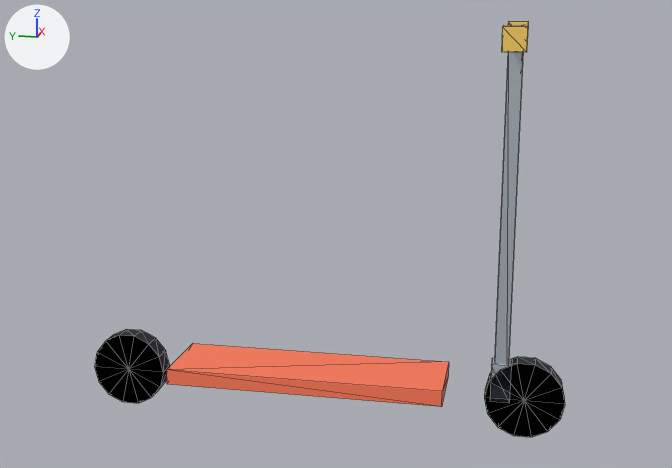
Renders of the glTF model packages/studio/public/models/props/scooter.gltf from each side of a commit.
Before and after are seen from a 50 mm lens placed at (-3.16, -0.73, 1.49), pointed at (0.01, -0.1, 0.7). Lighting does not change. The marker at upper left points along +X, +Y and +Z. The picture after the commit comes second. Mesh edges are drawn as thin lines. Vertices at exactly the same position are counted once.

Script lines for the objects in view, before the commit:
```python
mat_material_0 = principled_material('Material_0')
mat_material_0.base_color = (1.0, 0.198, 0.0987)  # orange #ff7b58
mat_material_0.roughness = 0.7
mat_material_1 = principled_material('Material_1')
mat_material_1.base_color = (0.592, 0.659, 0.723)  # light grey #cad4dd
mat_material_1.metallic = 0.6
mat_material_1.roughness = 0.35
mat_material_3 = principled_material('Material_3')
mat_material_3.base_color = (1.0, 0.646, 0.133)  # yellow #ffd266
mat_material_3.roughness = 0.7
me_scooter = bpy.data.meshes.new('scooter')
me_scooter.from_pydata(...)  # a box spanning x -0.14..0.14, y -0.5..0.5, z 0.14..0.2, material slot 0; a box spanning x -0.02..0.02, y -0.72..-0.68, z 0.14..1.4, material slot 1; a box spanning x -0.35..0.35, y -0.72..-0.68, z 1.38..1.42, material slot 1; a box spanning x -0.04..0.04, y -0.74..-0.67, z 0.13..0.27, material slot 1; a 14-sided cylinder along x spanning x -0.04..0.04, y -0.92..-0.64, z 0.0..0.28, material slot 2; a 14-sided cylinder along x spanning x -0.04..0.04, y 0.56..0.84, z 0.0..0.28, material slot 2; a box spanning x -0.45..-0.31, y -0.74..-0.67, z 1.37..1.43, material slot 3; a box spanning x 0.31..0.45, y -0.74..-0.67, z 1.37..1.43, material slot 3
me_scooter.materials.append(mat_material_0)  # orange #ff7b58
me_scooter.materials.append(mat_material_1)  # light grey #cad4dd
me_scooter.materials.append(mat_material_2)  # black #20212a
me_scooter.materials.append(mat_material_3)  # yellow #ffd266
ob_scooter = bpy.data.objects.new('scooter', me_scooter)
ob_scooter.location = (0.0, 0.0, 0.0)
```
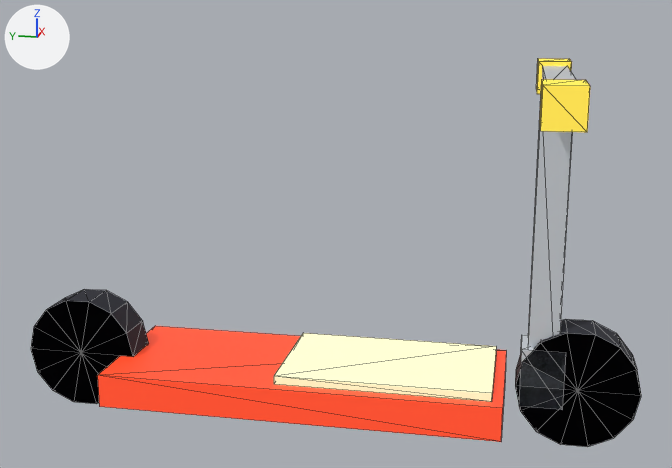
Pixel boxes [x1, y1, x2, y2] of what changed, in the pictures (672 x 468 px):
'scooter', recoloured, surface changed, reshaped (30% wider, 6% shorter)
    before: [95, 21, 565, 437]
    after: [31, 58, 641, 447]
part 1 of me_scooter, added (red)
    after: [97, 326, 506, 442]
part 2 of me_scooter, added
    after: [528, 98, 572, 348]
part 3 of me_scooter, added
    after: [541, 66, 576, 85]
part 4 of me_scooter, added
    after: [519, 335, 566, 410]
part 5 of me_scooter, added
    after: [515, 319, 641, 447]
part 6 of me_scooter, added
    after: [31, 289, 149, 404]
part 7 of me_scooter, added (yellow)
    after: [540, 79, 590, 132]
part 8 of me_scooter, added
    after: [536, 58, 572, 94]
part 9 of me_scooter, added (beige)
    after: [274, 333, 496, 402]
part 10 of me_scooter, deleted (black)
    before: [484, 357, 565, 437]
part 11 of me_scooter, deleted (black)
    before: [95, 329, 170, 403]
part 12 of me_scooter, deleted
    before: [166, 343, 449, 407]
part 13 of me_scooter, deleted
    before: [508, 21, 528, 26]
part 14 of me_scooter, deleted
    before: [495, 52, 523, 365]
part 15 of me_scooter, deleted
    before: [490, 358, 511, 403]
part 16 of me_scooter, deleted (yellow)
    before: [501, 25, 528, 52]

Edits to the bpy script that builds the scene:
```text
Change mat_material_0:
    mat_material_0.base_color: (1.0, 0.198, 0.0987) -> (1.0, 0.0759, 0.0231)  # orange #ff7b58 -> red #ff4e2a
    add mat_material_0.emission_color = (0.35, 0.0266, 0.00809)  # red #a02d16
    add mat_material_0.emission_strength = 1.0
Change mat_material_1:
    mat_material_1.base_color: (0.592, 0.659, 0.723) -> (0.812, 0.859, 0.916)  # light grey #cad4dd -> white #e9eef5
    mat_material_1.metallic: 0.6 -> 0.4
Change mat_material_3:
    mat_material_3.base_color: (1.0, 0.646, 0.133) -> (1.0, 0.759, 0.0718)  # yellow #ffd266 -> yellow #ffe24c
    add mat_material_3.emission_strength = 1.0
Add mat_material_4:
    mat_material_4 = principled_material('Material_4')
    mat_material_4.base_color = (1.0, 0.899, 0.56)  # beige #fff3c5
    mat_material_4.roughness = 0.7
    mat_material_4.emission_color = (0.35, 0.315, 0.196)  # beige #a0987a
    mat_material_4.emission_strength = 1.0
Change me_scooter:
    used by ob_scooter; location = (0.0, 0.0, 0.0)
    remove me_scooter.from_pydata(...)  # 108 vertices, 184 faces; spans x -0.45..0.45, y -0.92..0.84, z 0.0..1.43
    add me_scooter.from_pydata(...)  # 116 vertices, 196 faces; spans x -0.64..0.64, y -1.17..1.08, z 0.01..1.29
    me_scooter part 1: a new loose piece, a box spanning x -0.27..0.27, y -0.71..0.71, z 0.09..0.21, in mat_material_0 (red #ff4e2a, glowing red #a02d16)
    me_scooter part 2: a new loose piece, a box spanning x -0.05..0.05, y -0.89..-0.79, z 0.15..1.23, in mat_material_1 (white #e9eef5)
    me_scooter part 3: a new loose piece, a box spanning x -0.465..0.465, y -0.885..-0.795, z 1.185..1.275, in mat_material_1 (white #e9eef5)
    me_scooter part 4: a new loose piece, a box spanning x -0.08..0.08, y -0.92..-0.76, z 0.14..0.34, in mat_material_1 (white #e9eef5)
    me_scooter part 5: a new loose piece, a 14-sided cylinder along x spanning x -0.08..0.08, y -1.17..-0.75, z 0.01..0.41, in mat_material_2 (dark grey #252731)
    me_scooter part 6: a new loose piece, a 14-sided cylinder along x spanning x -0.08..0.08, y 0.66..1.08, z 0.01..0.41, in mat_material_2 (dark grey #252731)
    me_scooter part 7: a new loose piece, a box spanning x -0.64..-0.44, y -0.9..-0.78, z 1.17..1.29, in mat_material_3 (yellow #ffe24c, glowing yellow #a08d2c)
    me_scooter part 8: a new loose piece, a box spanning x 0.44..0.64, y -0.9..-0.78, z 1.17..1.29, in mat_material_3 (yellow #ffe24c, glowing yellow #a08d2c)
    me_scooter part 9: a new loose piece, a box spanning x -0.225..0.225, y -0.675..0.075, z 0.21..0.24, in mat_material_4 (beige #fff3c5, glowing beige #a0987a)
    me_scooter part 10: the loose piece of 30 vertices spanning x -0.04..0.04, y -0.92..-0.64, z 0.0..0.28 is deleted
    me_scooter part 11: the loose piece of 30 vertices spanning x -0.04..0.04, y 0.56..0.84, z 0.0..0.28 is deleted
    me_scooter part 12: the loose piece of 8 vertices spanning x -0.14..0.14, y -0.5..0.5, z 0.14..0.2 is deleted
    me_scooter part 13: the loose piece of 8 vertices spanning x 0.31..0.45, y -0.74..-0.67, z 1.37..1.43 is deleted
    me_scooter part 14: the loose piece of 8 vertices spanning x -0.02..0.02, y -0.72..-0.68, z 0.14..1.4 is deleted
    me_scooter part 15: the loose piece of 8 vertices spanning x -0.04..0.04, y -0.74..-0.67, z 0.13..0.27 is deleted
    me_scooter part 16: the loose piece of 8 vertices spanning x -0.45..-0.31, y -0.74..-0.67, z 1.37..1.43 is deleted
    other edits to the shape of me_scooter do not show in these pictures
    add me_scooter.materials.append(mat_material_4)  # beige #fff3c5, glowing beige #a0987a
```
